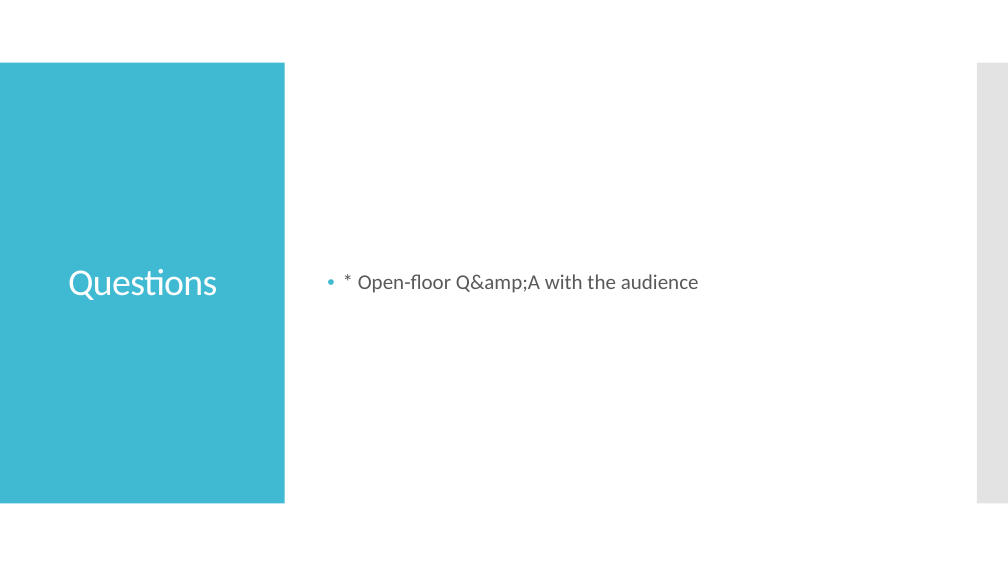
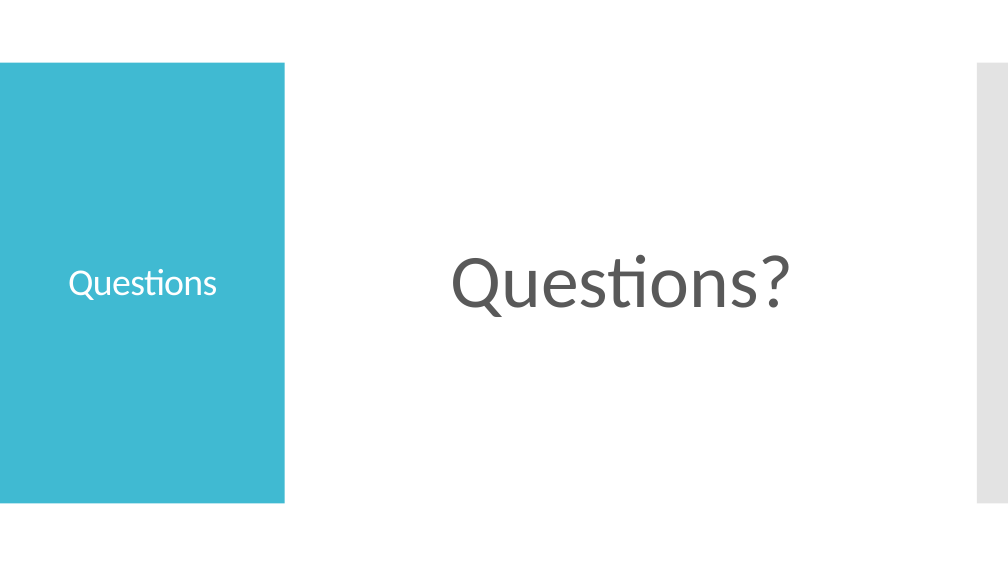
Before and after one commit to minxstm/Bootcamp_Project_1, a slide deck: slide 12 of Weather and Crime Data Analysis Presentation.pptx (slide 9 before the commit). Drawn at 1008x567 pixels with LibreOffice and Linux fonts; fonts in the diff are those of the drawing. Boxes give left, top, right and bottom in pixels: in the first picture for what was removed or moved away, otherwise in the second. Text is boxed around its words. In the diff, an @@ line names an element or a change of style, - is before the commit and + after.

Commit message:
add ppt

```diff
--- a/Weather and Crime Data Analysis Presentation.pptx
+++ b/Weather and Crime Data Analysis Presentation.pptx
@@ text at (451,255,794,317): text changed; size 20 to 72 pt @@
-• * Open-floor Q&amp;A with the audience
+Questions?
```
Also in this commit, not shown: 4 other slides changed, 4 slides added, 1 slide removed.
